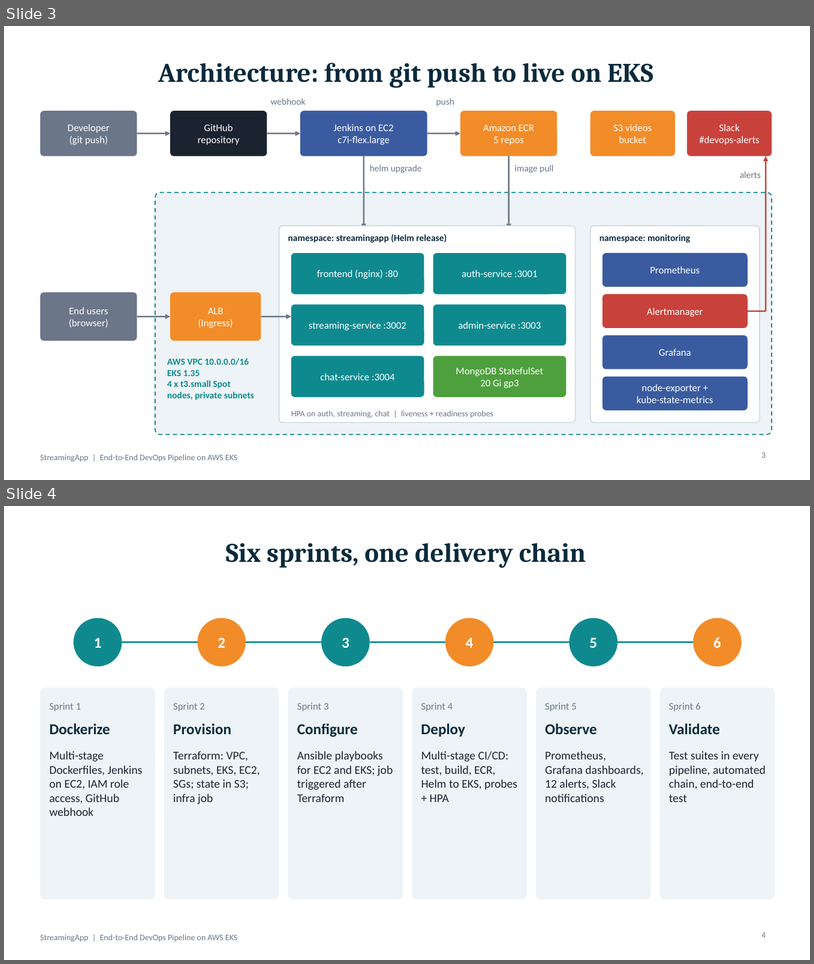
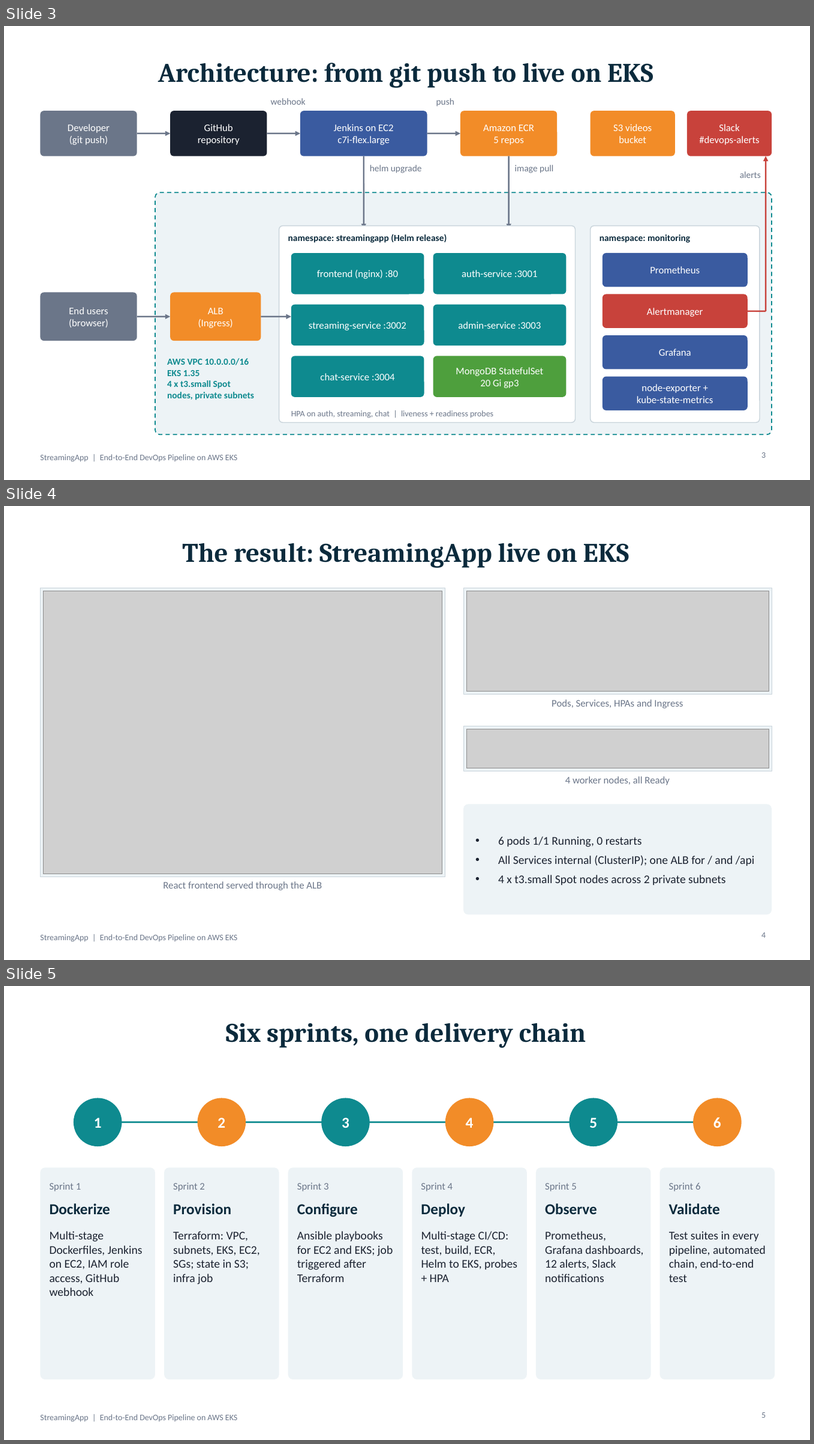
Before and after one commit to ApoorvaD90/StreamingApp, a slide deck: docs/final ppt.pptx. Shown one above the other, each under a label of ours: slides 3 and 4 before the commit, slides 3, 4 and 5 after it. The pictures are 814x964 and 814x1444 pixels, drawn with LibreOffice and Linux fonts; fonts in the diff are those of the drawing; grey boxes stand for pictures. Boxes give left, top, right and bottom in pixels: in the first picture for what was removed or moved away, otherwise in the second. Text is boxed around its words. In the diff, an @@ line names an element or a change of style, - is before the commit and + after.

```diff
--- a/docs/final ppt.pptx
+++ b/docs/final ppt.pptx
@@ slide 4 added at <box>4,506,810,960</box>, background #FFFFFF; not listed: 1 template element that a slide beside it also shows @@
@@ title added at <box>182,543,630,568</box>, 32 pt, text #0B2A3C, bold @@
+The result: StreamingApp live on EKS
@@ rectangle added at <box>40,588,446,876</box>, fill #EDF3F6, outline #C9D4DB 0.75 pt @@
@@ picture added at <box>44,591,443,873</box> @@
@@ rectangle added at <box>464,588,772,694</box>, fill #EDF3F6, outline #C9D4DB 0.75 pt @@
@@ picture added at <box>467,591,769,691</box> @@
@@ text added at <box>552,699,683,708</box>, 12 pt, text #6B7689 @@
+Pods, Services, HPAs and Ingress
@@ rectangle added at <box>464,726,772,771</box>, fill #EDF3F6, outline #C9D4DB 0.75 pt @@
@@ picture added at <box>467,729,769,768</box> @@
@@ text added at <box>566,776,670,785</box>, 12 pt, text #6B7689 @@
+4 worker nodes, all Ready
@@ rounded rectangle added at <box>464,804,772,915</box>, fill #EDF3F6 @@
@@ text added at <box>498,836,755,885</box>, 14 pt, text #1B2230 @@
+• 6 pods 1/1 Running, 0 restarts
+• All Services internal (ClusterIP); one ALB for / and /api
+• 4 x t3.small Spot nodes across 2 private subnets
@@ text added at <box>163,881,322,890</box>, 12 pt, text #6B7689 @@
+React frontend served through the ALB
@@ page number added at <box>762,932,766,937</box>, 10 pt, text #6B7689 @@
+4
@@ what was slide 4 is now slide 5 @@
@@ page number at <box>762,1412,766,1417</box>: text changed @@
-4
+5
```
Also in this commit, not shown: 8 other slides added.
